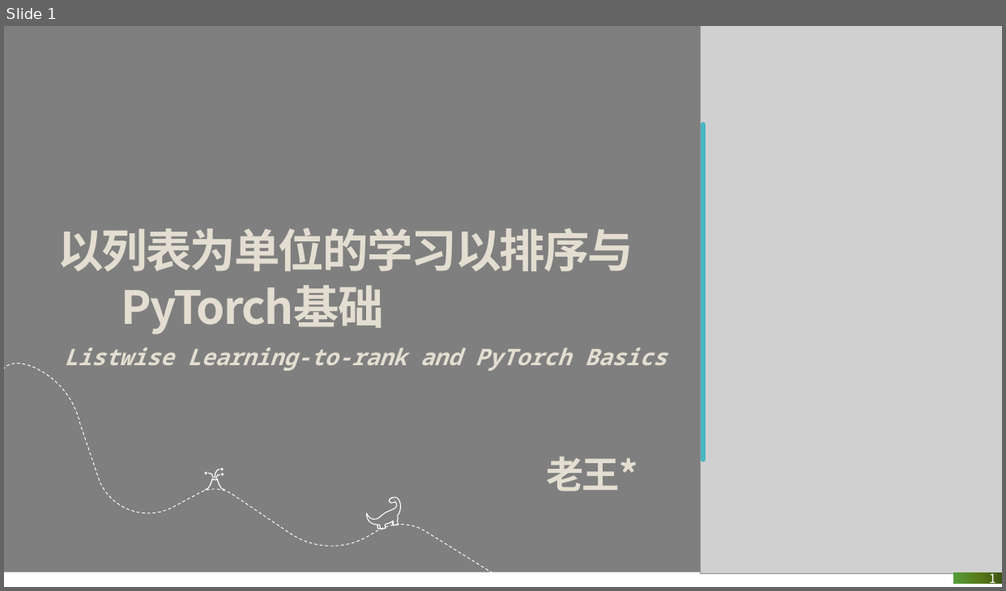
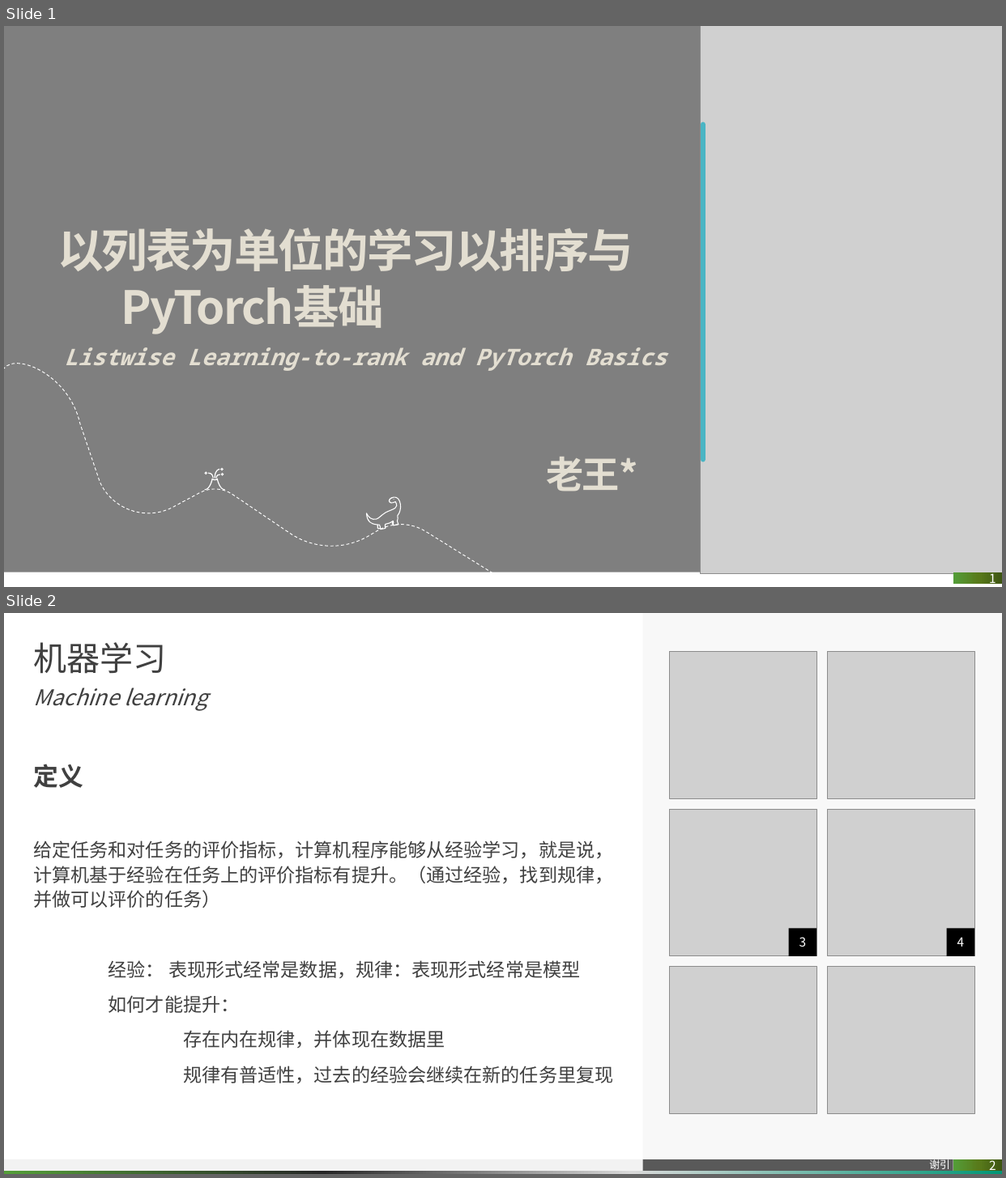
Before and after one commit to pitybea/l2r, a slide deck: rank.pptx. Shown one above the other, each under a label of ours: slide 1 before the commit, slides 1 and 2 after it. The pictures are 1006x591 and 1006x1178 pixels, drawn with LibreOffice and Linux fonts; fonts in the diff are those of the drawing; grey boxes stand for pictures; background and template pictures are left out. Boxes give left, top, right and bottom in pixels: in the first picture for what was removed or moved away, otherwise in the second. Text is boxed around its words. In the diff, an @@ line names an element or a change of style, - is before the commit and + after.

```diff
--- a/rank.pptx
+++ b/rank.pptx
@@ slide 2 added at (4,613,1002,1174), background #FFFFFF @@
@@ rectangle added at (642,613,1002,1160), fill #F2F2F2 at 50% opacity @@
@@ title added at (33,642,166,674), 32 pt, text #404040 @@
+机器学习
@@ picture added at (670,652,817,799) @@
@@ picture added at (828,652,975,799) @@
@@ text added at (33,688,207,711), 21 pt, text #404040, italic @@
+Machine learning
@@ text added at (33,764,613,1084), 18 pt, text #404040 @@
+定义
+给定任务和对任务的评价指标，计算机程序能够从经验学习，就是说，计算机基于经验在任务上的评价指标有提升。（通过经验，找到规律，并做可以评价的任务）
+经验： 表现形式经常是数据，规律：表现形式经常是模型
+如何才能提升：
+存在内在规律，并体现在数据里
+规律有普适性，过去的经验会继续在新的任务里复现
@@ picture added at (670,809,817,956) @@
@@ picture added at (828,809,975,956) @@
@@ rectangle added at (789,928,817,956), fill #000000, 12 pt, text #FFFFFF @@
+3
@@ rectangle added at (947,928,975,956), fill #000000, 12 pt, text #FFFFFF @@
+4
@@ picture added at (670,966,817,1114) @@
@@ picture added at (828,966,975,1114) @@
@@ rectangle added at (4,1160,774,1171), fill #F2F2F2 @@
@@ rectangle added at (4,1171,1002,1174), fill gradient #029676 to #D9D9D9 to #262626 to #549E39 @@
@@ rectangle added at (642,1160,953,1171), fill #595959, 10 pt, text #FFFFFF @@
+谢引
@@ page number added at (953,1160,1002,1171), fill gradient #3F5612 to #597B1A to #549E39, 12 pt, text #FFFFFF @@
+2
```
Also in this commit, not shown: 3 slides changed, 10 other slides added, 8 slides removed, 1 other file.
